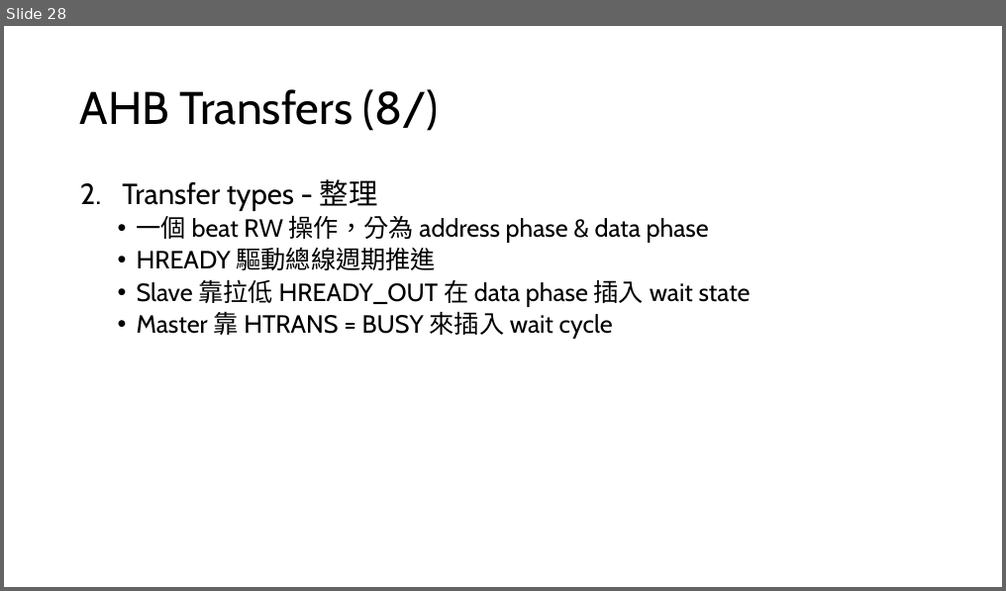
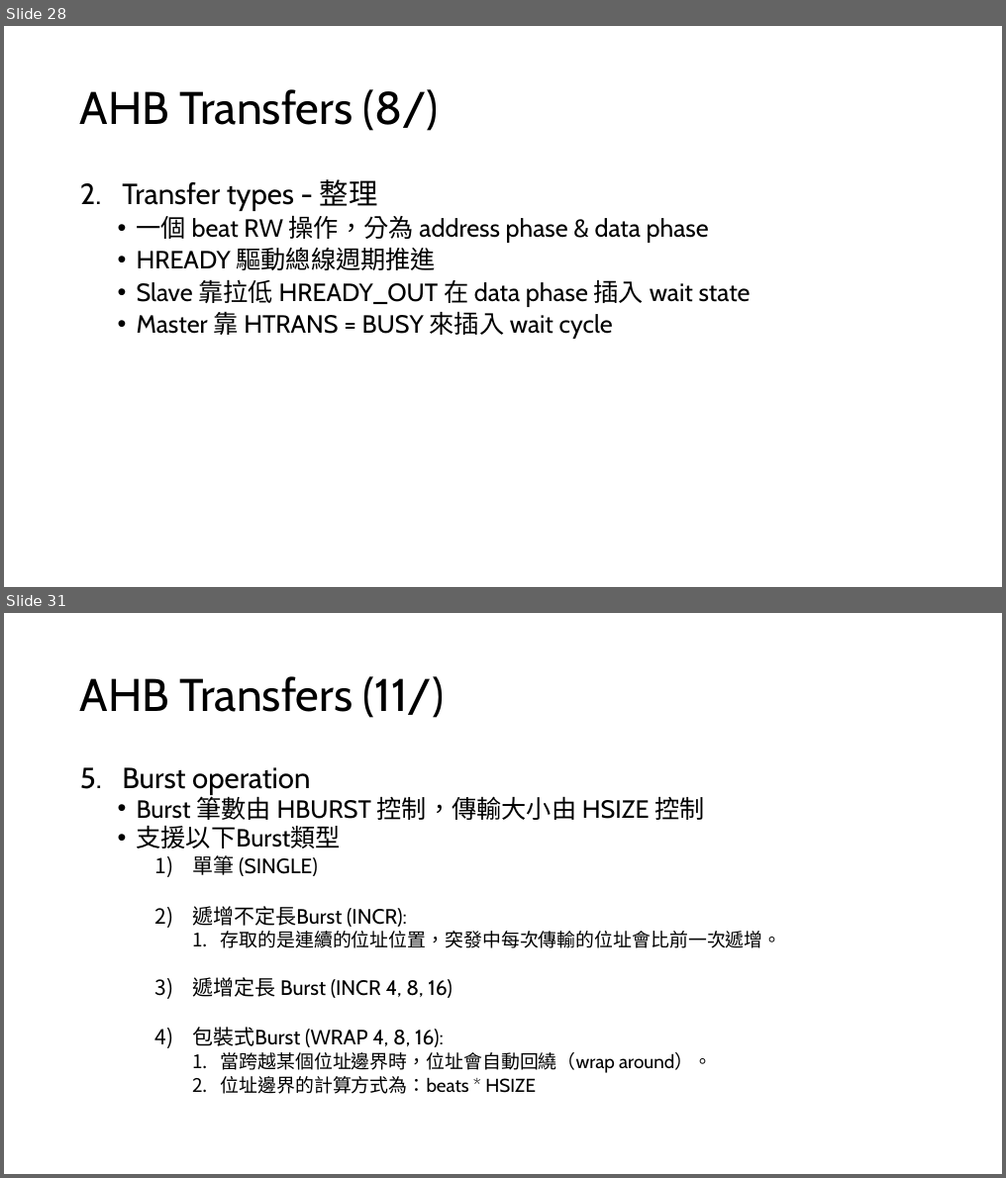
Before and after one commit to s9001055/DV_learning, a slide deck: AMBA/AMBA_learning.pptx. Shown one above the other, each under a label of ours: slide 28 before the commit, slides 28 and 31 after it; the slides between them are not shown. The pictures are 1006x591 and 1006x1178 pixels, drawn with LibreOffice and Linux fonts; fonts in the diff are those of the drawing. Boxes give left, top, right and bottom in pixels: in the first picture for what was removed or moved away, otherwise in the second. Text is boxed around its words. In the diff, an @@ line names an element or a change of style, - is before the commit and + after.

Commit message:
Modify: AMBA/AMBA_learning.pptx 1. Add chapter2 Locked transfers 2. Add chapter2 Transfer size 3. Add chapter2 Burst operation

```diff
--- a/AMBA/AMBA_learning.pptx
+++ b/AMBA/AMBA_learning.pptx
@@ slide 31 added at [4, 613, 1002, 1174], background #FFFFFF @@
@@ title added at [80, 676, 444, 718], 44 pt, text #000000 @@
+AHB Transfers (11/)
@@ text added at [122, 767, 782, 1094], 18 pt, text #000000 @@
+5. Burst operation
+  • Burst 筆數由 HBURST 控制，傳輸大小由 HSIZE 控制
+  • 支援以下Burst類型
+    1) 單筆 (SINGLE)
+    2) 遞增不定長Burst (INCR):
+      1. 存取的是連續的位址位置，突發中每次傳輸的位址會比前一次遞增。
+    3) 遞增定長 Burst (INCR 4, 8, 16)
+    4) 包裝式Burst (WRAP 4, 8, 16):
+      1. 當跨越某個位址邊界時，位址會自動回繞（wrap around）。
+      2. 位址邊界的計算方式為：beats * HSIZE
```
Also in this commit, not shown: 1 slide changed, 6 other slides added, 1 other file.
